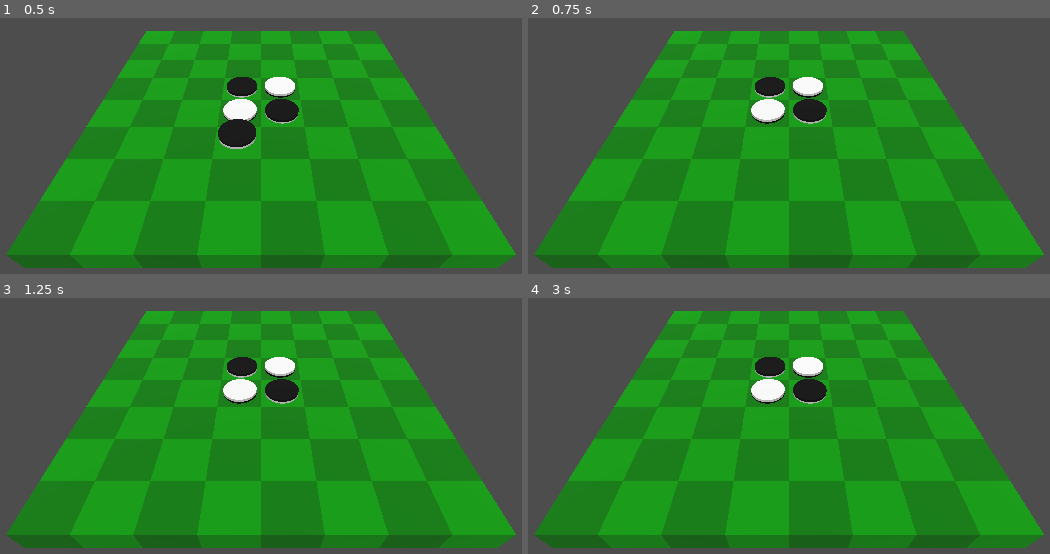
Above: before the commit, frames 1-4 (two rows, left to right).
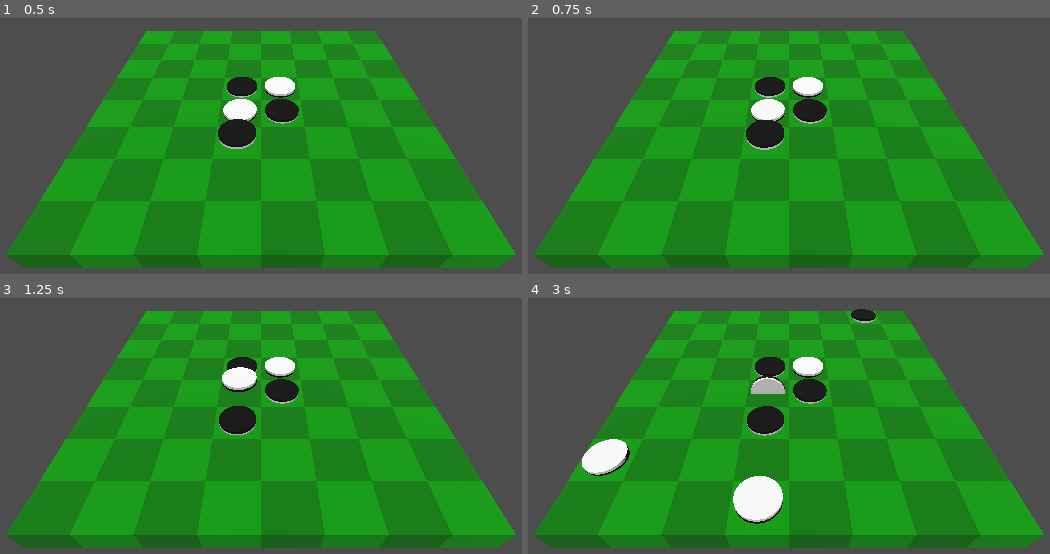
Above: after the commit, the same moments.

Repository: phrasmotica/othello
Game: Godot game, scene res://scenes/3d/game_3d.tscn
Same seed, same stepped clock (60 frames per second), same inputs: the game is played once before the commit and once after it.
Inputs (mouse positions are in pixels of both pictures, inside the frame that each line leads up to):
- Up to frame 1 (0.5 s): no input
- Up to frame 2 (0.75 s): move the mouse to (966, 120) at 0.52 s; click (966, 120) at 0.67 s
- Up to frame 3 (1.25 s): no input
- Up to frame 4 (3 s): move the mouse to (627, 443) at 1.27 s; click (627, 443) at 1.42 s; move the mouse to (867, 323) at 2.02 s; click (867, 323) at 2.17 s; move the mouse to (747, 513) at 2.77 s; click (747, 513) at 2.92 s

Frame 1 is identical in both runs. In frame 2, 0.7% of the frame differs, in the area x 41-50%, y 39-52%; in frame 3, 1.4%; in frame 4, 3.8%, in the area x 10-67%, y 4-89%.

Commit message:
Place counter in cell that is being hovered over when the left mouse button is clicked

Diff:
--- a/scripts/3d/board_3d.gd
+++ b/scripts/3d/board_3d.gd
@@ -70,6 +70,13 @@
 
 	board_reset.emit()
 
+func play_at(cell: BoardCell3D) -> void:
+	if cell:
+		print("Placing counter in cell %d" % cell.index)
+
+		cell.show_preview = false
+		cell.place_counter(cell_data_pool.get_next())
+
 func play_random() -> void:
 	var cell := cells_manager_3d.get_random_placeable_cell_3d()
 
--- a/scripts/3d/board_cell_3d.gd
+++ b/scripts/3d/board_cell_3d.gd
@@ -108,6 +108,7 @@
 		counter.debug_name = "Counter%d" % index
 		counter.visible = cell_data.has_counter() if cell_data else false
 		counter.is_white = cell_data.is_white() if cell_data else false
+		counter.update_gravity(cell_data)
 
 	if counter_preview:
 		counter_preview.visible = show_preview
--- a/scripts/3d/counter_3d.gd
+++ b/scripts/3d/counter_3d.gd
@@ -18,6 +18,7 @@
 var counter_halves: CounterHalves = %CounterHalves
 
 var _rotated_to_white := false
+var _is_flipping := false
 
 signal landed_on_board
 
@@ -44,6 +45,12 @@
 	else:
 		_rotate_tween()
 
+func update_gravity(cell_data: BoardCellData) -> void:
+	# don't make the counter suddenly fall back to the board if it's in the
+	# middle of the flipping animation
+	if not _is_flipping:
+		gravity_scale = 1 if cell_data and cell_data.has_counter() else 0
+
 func _rotate_tween() -> void:
 	if _rotated_to_white == is_white:
 		return
@@ -54,6 +61,7 @@
 	counter_halves.set_meta("debug_name", "%sCounterHalves" % debug_name)
 
 	gravity_scale = 0
+	_is_flipping = true
 	contact_monitor = false
 
 	var tween := create_tween()
@@ -71,6 +79,7 @@
 		func() -> void:
 			_rotated_to_white = is_white
 			gravity_scale = 1
+			_is_flipping = false
 			contact_monitor = true
 	)
 
--- a/scripts/3d/mouse_ray_cast.gd
+++ b/scripts/3d/mouse_ray_cast.gd
@@ -27,6 +27,15 @@
 	elif board:
 		board.highlight_cell(-1)
 
+func _unhandled_input(event: InputEvent) -> void:
+	if event is InputEventMouseButton:
+		if event.button_index == MOUSE_BUTTON_LEFT:
+			if event.pressed:
+				print("Left button was clicked at ", event.position)
+
+				if _hovered_cell and board:
+					board.play_at(_hovered_cell)
+
 func _get_hovered_cell() -> BoardCell3D:
 	if not camera:
 		return
